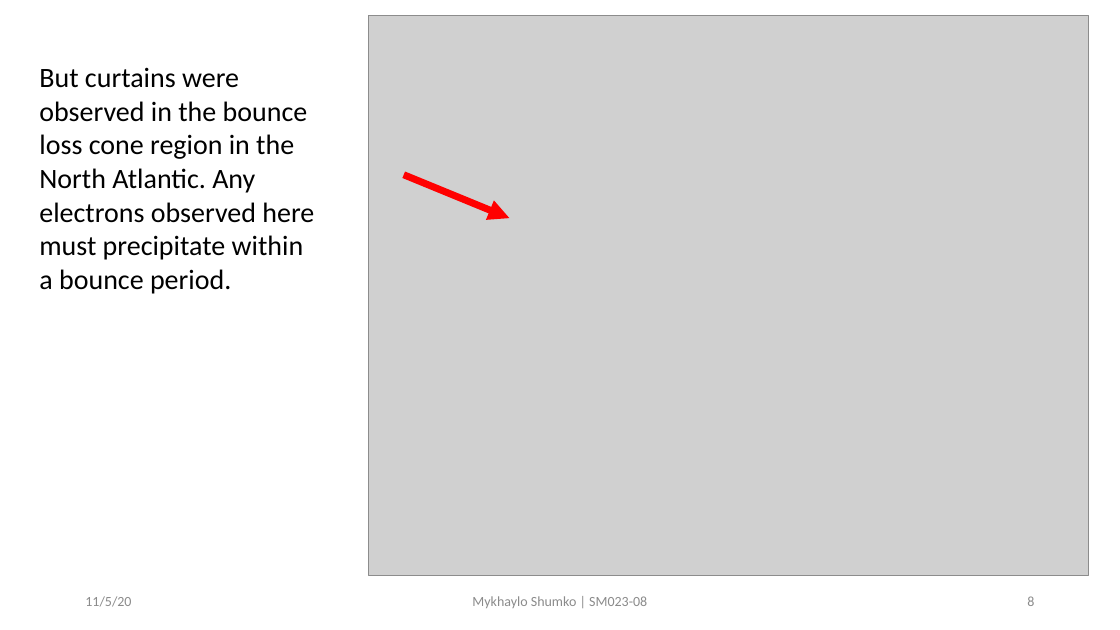
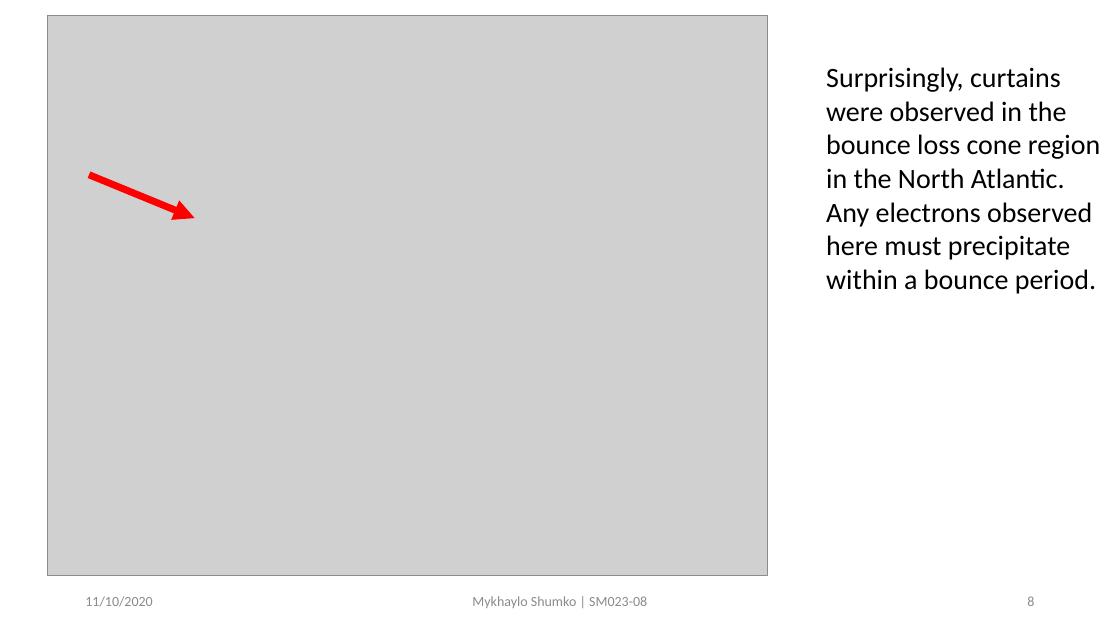
Before and after one commit to mshumko/ac6_curtains, a slide deck: slide 8 of reports/2020_shumko_agu_slides.pptx. Drawn at 1120x630 pixels with LibreOffice and Linux fonts; fonts in the diff are those of the drawing; grey boxes stand for pictures. Boxes give left, top, right and bottom in pixels: in the first picture for what was removed or moved away, otherwise in the second. Text is boxed around its words. In the diff, an @@ line names an element or a change of style, - is before the commit and + after.

Commit message:
Updated the slides: Moved the slide visuals to the

```diff
--- a/reports/2020_shumko_agu_slides.pptx
+++ b/reports/2020_shumko_agu_slides.pptx
@@ picture moved from (x1=368, y1=15, x2=1088, y2=576) to (x1=47, y1=15, x2=767, y2=576) @@
@@ text at (x1=826, y1=67, x2=1100, y2=294): text changed @@
-But curtains were observed in the bounce loss cone region in the North Atlantic. Any electrons observed here must precipitate within a bounce period.
+Surprisingly, curtains were observed in the bounce loss cone region in the North Atlantic. Any electrons observed here must precipitate within a bounce period.
@@ arrow moved from (404, 175) - (509, 218) to (89, 175) - (195, 218) @@
@@ text at (x1=85, y1=596, x2=152, y2=607): text changed @@
-11/5/20
+11/10/2020
```
Also in this commit, not shown: 9 other slides changed.
